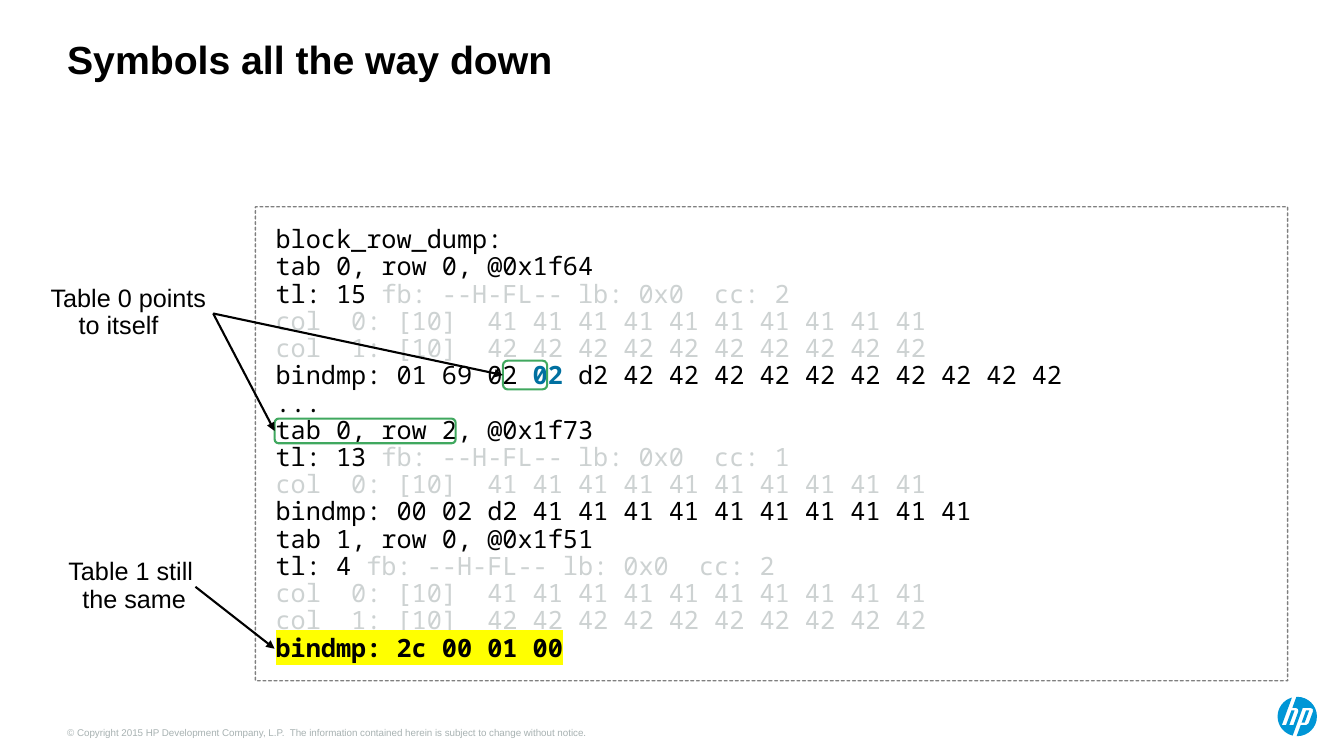
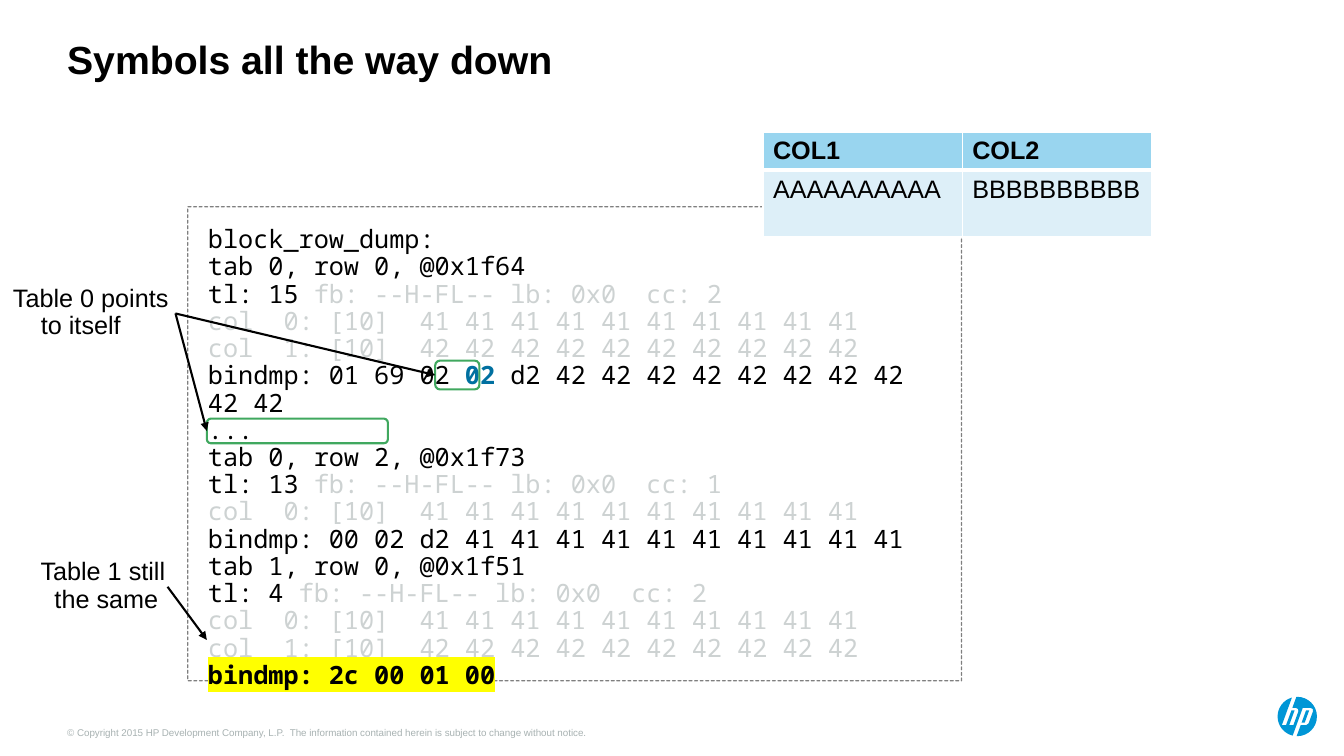
Before and after one commit to Dyland28/HP-Data-Compression, a slide deck: slide 10 of compression_sand_weiss_hotsos_2018.pptx (slide 11 before the commit). Drawn at 1344x756 pixels with LibreOffice and Linux fonts; fonts in the diff are those of the drawing. Boxes give left, top, right and bottom in pixels: in the first picture for what was removed or moved away, otherwise in the second. Text is boxed around its words. In the diff, an @@ line names an element or a change of style, - is before the commit and + after.

Commit message:
slide work

```diff
--- a/compression_sand_weiss_hotsos_2018.pptx
+++ b/compression_sand_weiss_hotsos_2018.pptx
@@ table added at bbox=[763, 132, 1152, 243], 2 rows, 2 columns @@
+COL1 | COL2
+AAAAAAAAAA | BBBBBBBBBB
@@ rectangle "block_row_dump:": place and size @@
-rectangle "block_row_dump:" at bbox=[255, 207, 1288, 681]
+rectangle "block_row_dump:" at bbox=[188, 207, 962, 681]
@@ text "Table 0 points": place and size @@
-text "Table 0 points" at bbox=[51, 288, 206, 335]
+text "Table 0 points" at bbox=[13, 288, 168, 335]
@@ arrow moved from (213, 314) - (503, 375) to (175, 314) - (436, 375) @@
@@ arrow moved from (213, 314) - (274, 432) to (175, 314) - (207, 432) @@
@@ rounded rectangle: place and size @@
-rounded rectangle at bbox=[503, 361, 547, 390]
+rounded rectangle at bbox=[436, 361, 480, 390]
@@ rounded rectangle: place and size @@
-rounded rectangle at bbox=[274, 418, 456, 443]
+rounded rectangle at bbox=[207, 418, 388, 443]
@@ text "Table 1 still": place and size @@
-text "Table 1 still" at bbox=[68, 561, 193, 609]
+text "Table 1 still" at bbox=[41, 561, 165, 609]
@@ arrow moved from (196, 587) - (274, 649) to (167, 587) - (207, 640) @@
```
Also in this commit, not shown: 5 other slides changed, 1 slide added, 2 slides removed.
